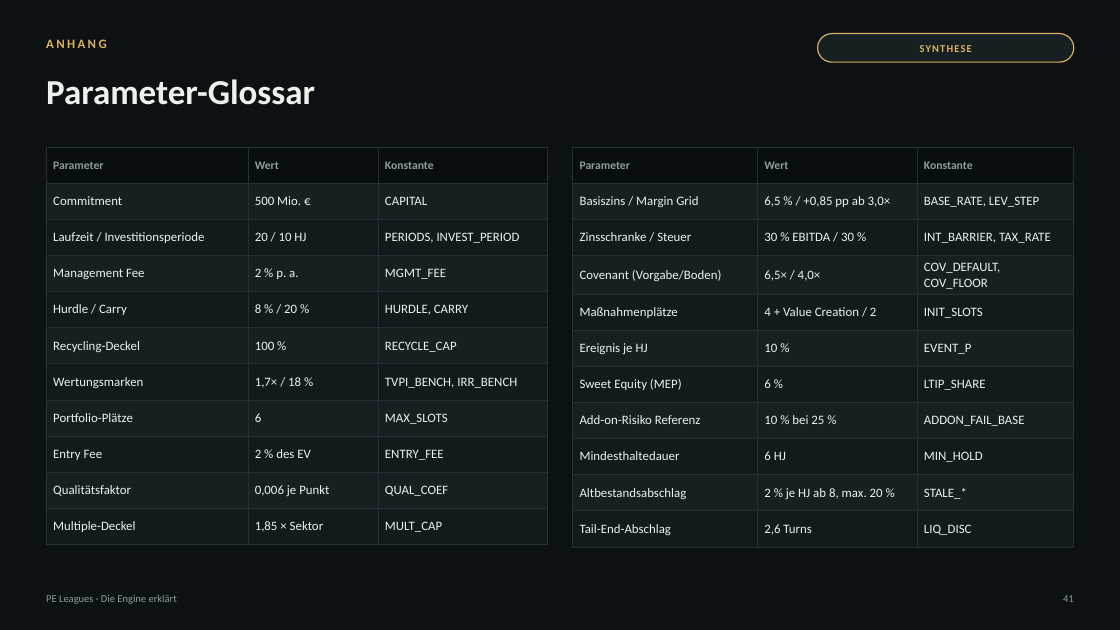
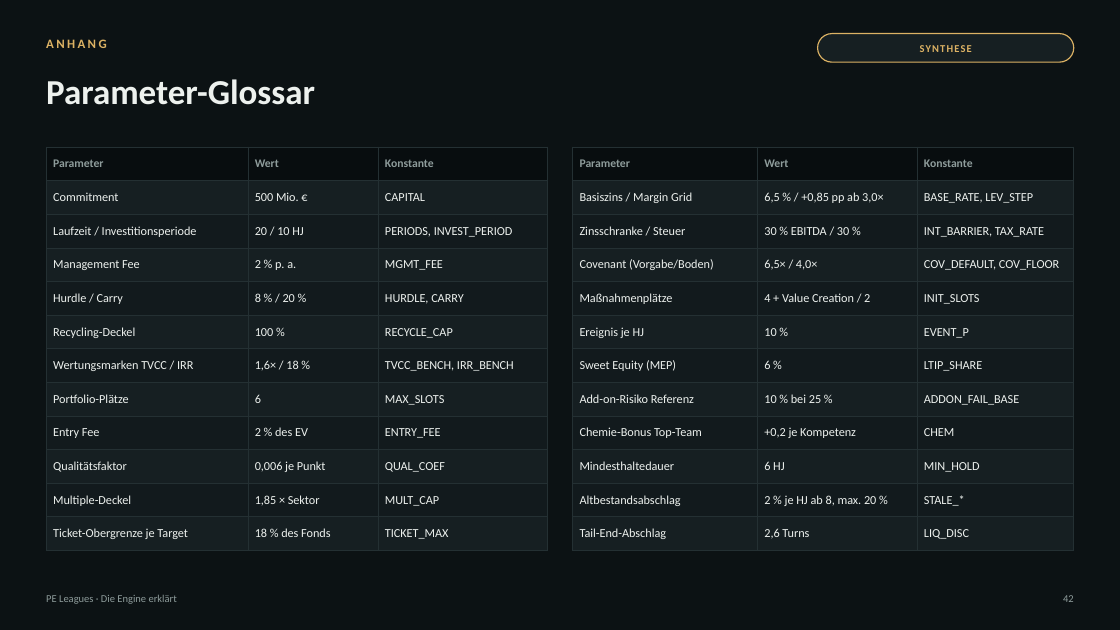
Before and after one commit to thematicum-dev/pe-leagues, a slide deck: slide 42 of docs/lehrmaterial/PE-Leagues_Engine-erklaert.pptx (slide 41 before the commit). Drawn at 1120x630 pixels with LibreOffice and Linux fonts; fonts in the diff are those of the drawing. Boxes give left, top, right and bottom in pixels: in the first picture for what was removed or moved away, otherwise in the second. Text is boxed around its words. In the diff, an @@ line names an element or a change of style, - is before the commit and + after.

```diff
--- a/docs/lehrmaterial/PE-Leagues_Engine-erklaert.pptx
+++ b/docs/lehrmaterial/PE-Leagues_Engine-erklaert.pptx
@@ table at (x1=46, y1=147, x2=548, y2=543) @@
-row 7: Wertungsmarken | 1,7× / 18 % | TVPI_BENCH, IRR_BENCH
+row 7: Wertungsmarken TVCC / IRR | 1,6× / 18 % | TVCC_BENCH, IRR_BENCH
+row 12: Ticket-Obergrenze je Target | 18 % des Fonds | TICKET_MAX
@@ table at (x1=573, y1=147, x2=1075, y2=543) @@
+row 9: Chemie-Bonus Top-Team | +0,2 je Kompetenz | CHEM
```
Also in this commit, not shown: 34 other slides changed, 2 slides added, 1 slide removed, 2 other files.
